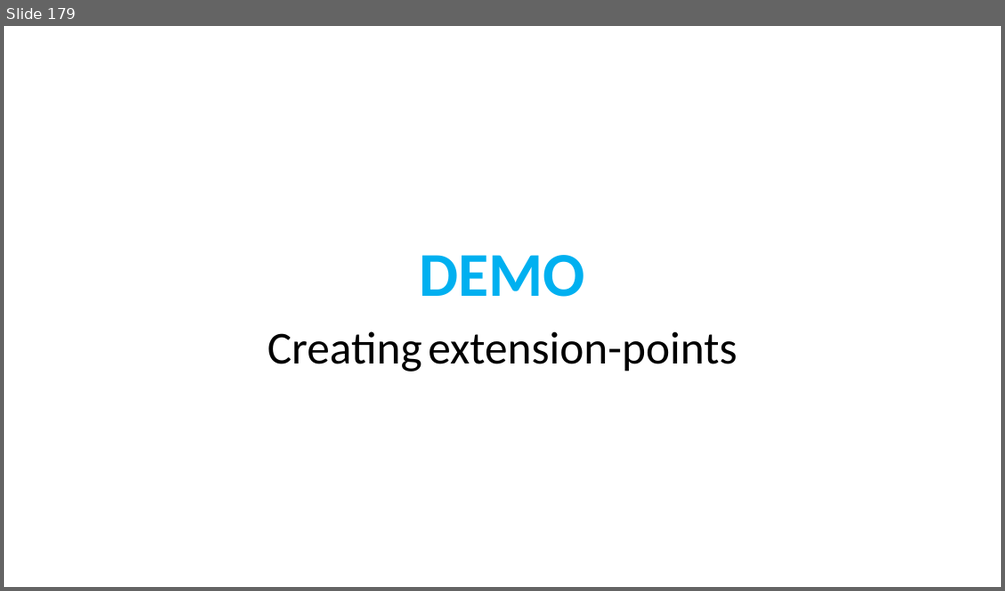
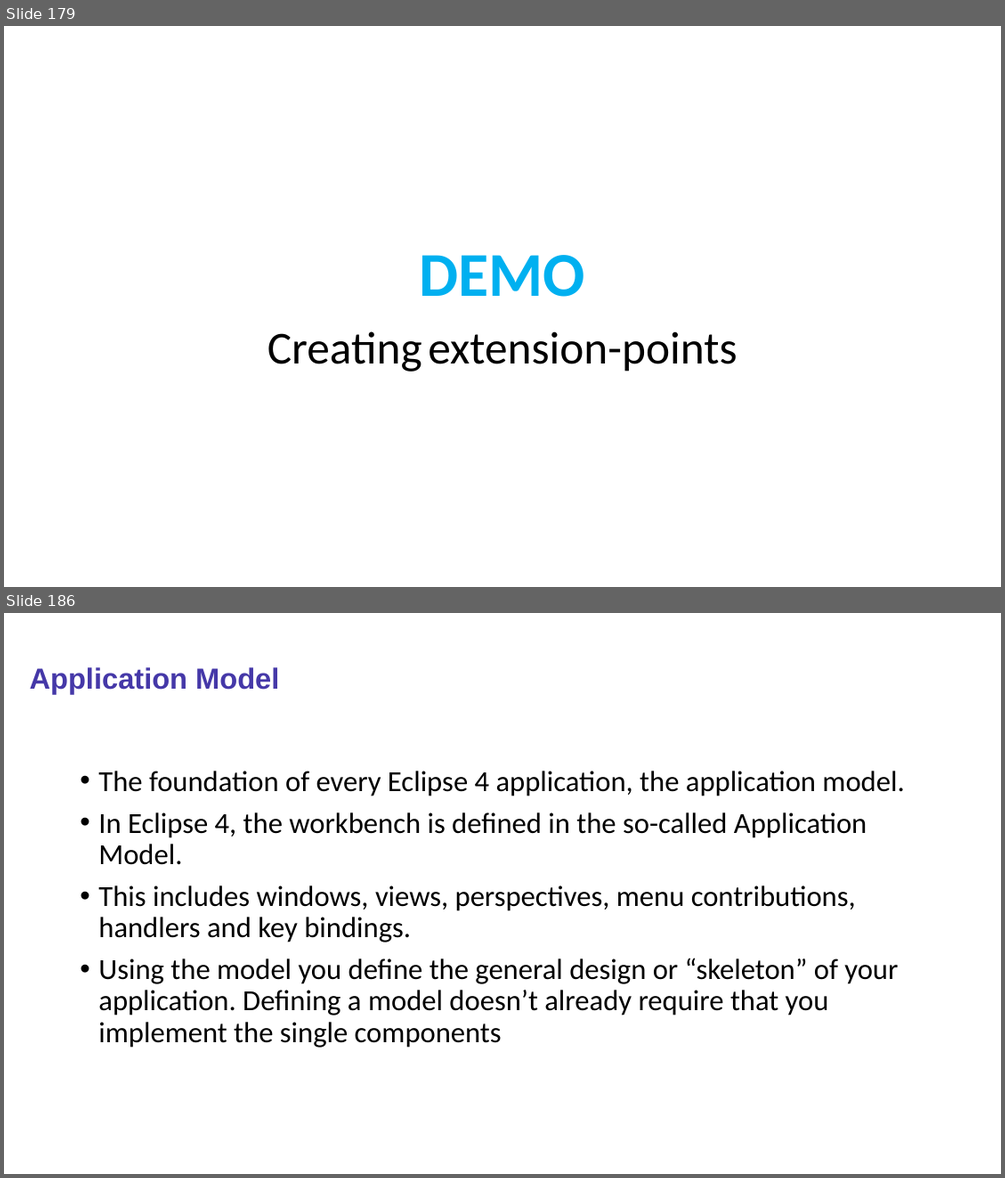
Before and after one commit to sabir123/RCP.Presentations, a slide deck: Eclipse_RCP_Training.pptx. Shown one above the other, each under a label of ours: slide 179 before the commit, slides 179 and 186 after it; the slides between them are not shown. The pictures are 1005x591 and 1005x1178 pixels, drawn with LibreOffice and Linux fonts; fonts in the diff are those of the drawing. Boxes give left, top, right and bottom in pixels: in the first picture for what was removed or moved away, otherwise in the second. Text is boxed around its words. In the diff, an @@ line names an element or a change of style, - is before the commit and + after.

Commit message:
update

```diff
--- a/Eclipse_RCP_Training.pptx
+++ b/Eclipse_RCP_Training.pptx
@@ slide 186 added at (4, 613, 1001, 1174), background #FFFFFF @@
@@ title added at (30, 667, 279, 694), 28 pt, text #4538A8, bold @@
+Application Model
@@ text added at (98, 771, 904, 1047), 28 pt, text #000000 @@
+• The foundation of every Eclipse 4 application, the application model.
+• In Eclipse 4, the workbench is defined in the so-called Application Model.
+• This includes windows, views, perspectives, menu contributions, handlers and key bindings.
+• Using the model you define the general design or “skeleton” of your application. Defining a model doesn’t already require that you implement the single components
```
Also in this commit, not shown: 63 other slides added.
